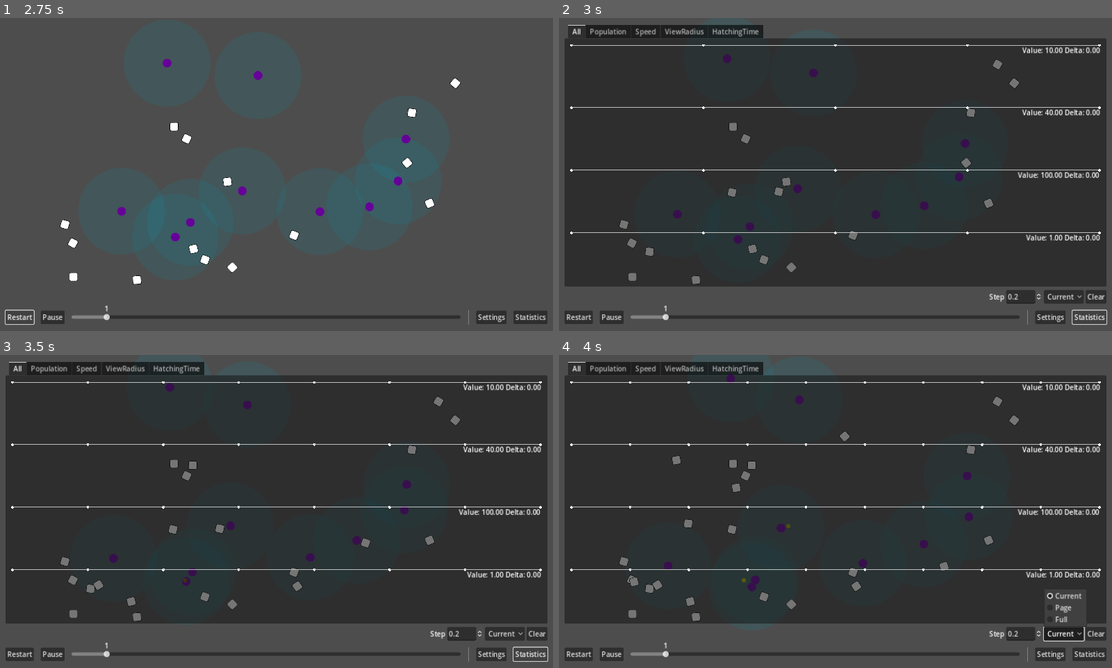
Above: before the commit, frames 1-4 (two rows, left to right).
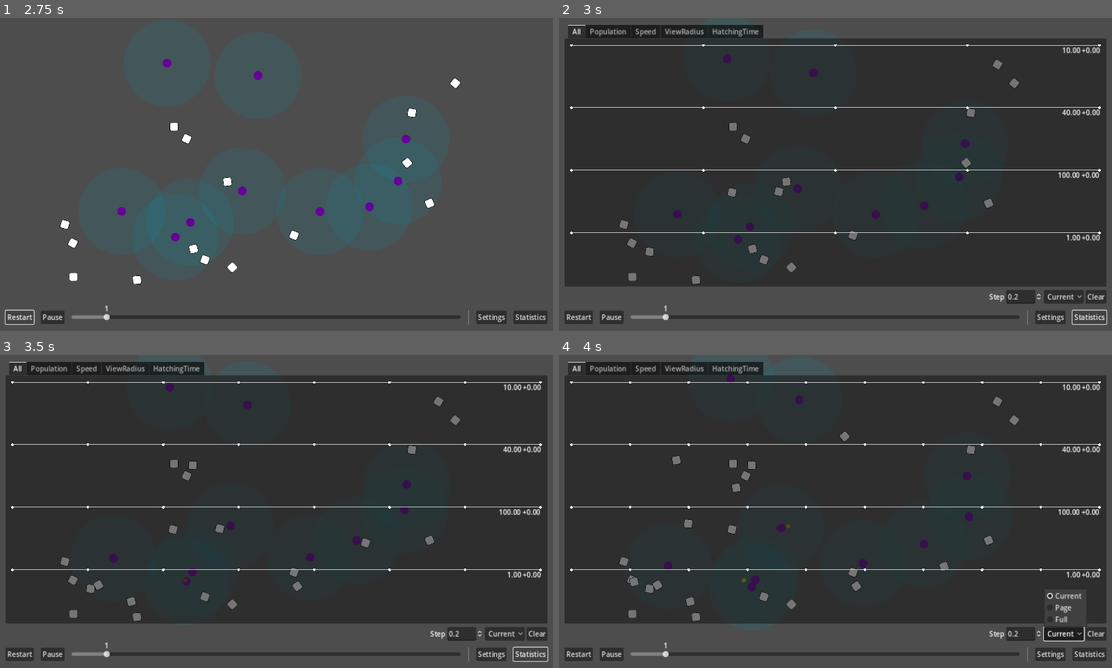
Above: after the commit, the same moments.

Repository: wivest/Natural-Selection
Game: Godot game, scene res://main.tscn
The game is run twice, just before and just after one commit, with the same random seed, the same clock (stepped at 60 frames per second) and the same inputs.
Inputs:
- Up to frame 1 (2.75 s): click "Restart" at 0.5 s; click "Restart" at 1.25 s; click "Restart" at 2 s
- Up to frame 2 (3 s): click "Statistics" at 2.75 s
- Up to frame 3 (3.5 s): no input
- Up to frame 4 (4 s): click "Current" at 3.5 s

Frame 1 is identical in both runs. In frame 2, 0.6% of the frame differs, in the area x 82-96%, y 9-72%; in frame 3, 0.6%; in frame 4, 0.6%.

Commit message:
feat: change Counter formatting

Diff:
--- a/ui/tabs/statistics/chart/counter.gd
+++ b/ui/tabs/statistics/chart/counter.gd
@@ -23,4 +23,4 @@
 		_value_previous = value
 		_time_previous = time
 
-	text = "Value: %.*f Delta: %.*f" % [padding, value, padding, _value_delta]
+	text = "%.*f %+.*f" % [padding, value, padding, _value_delta]
